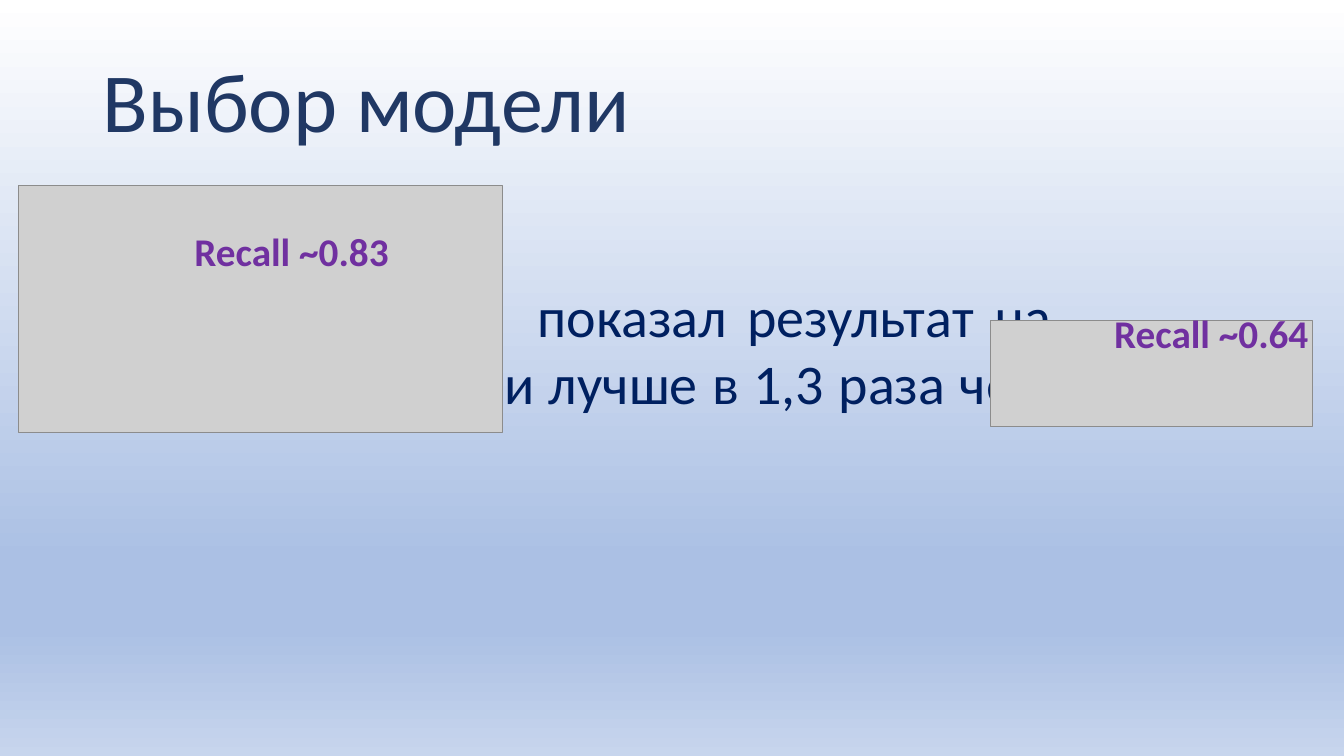
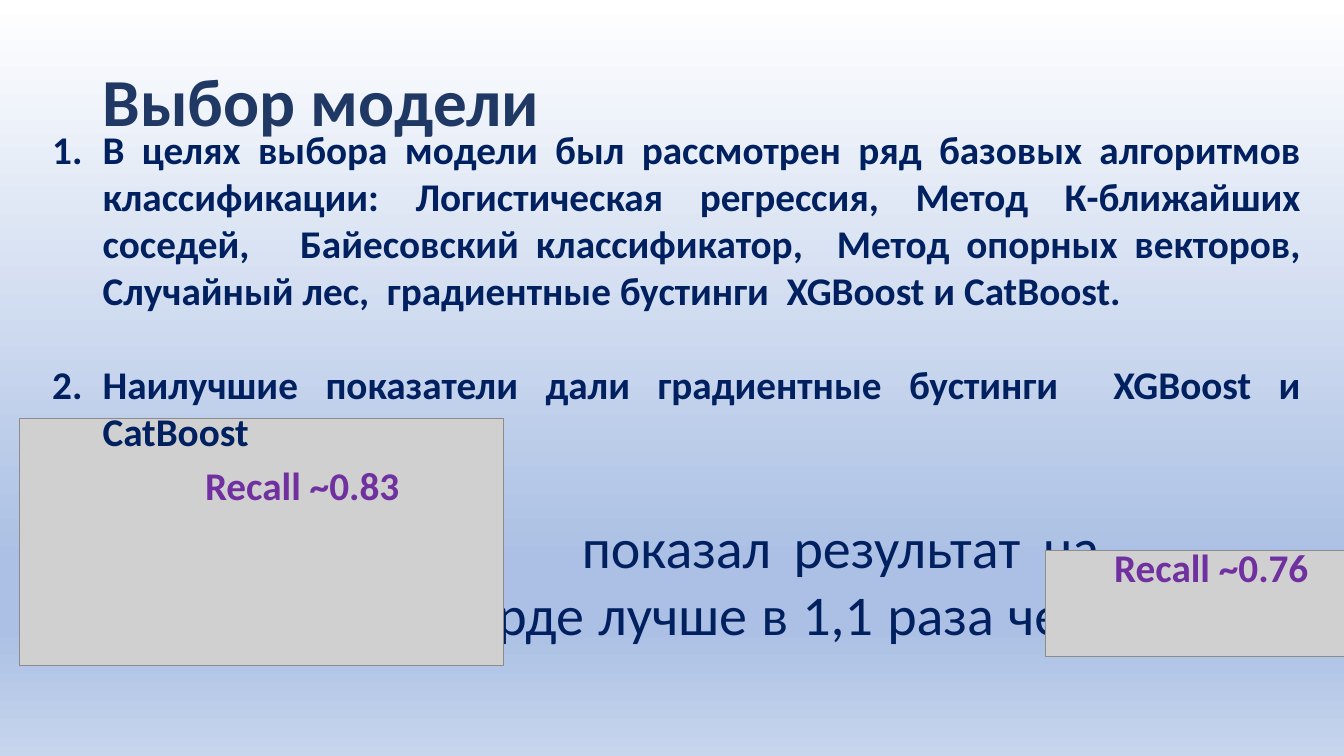
Before and after one commit to Alexwert3/rep_kareliya, a slide deck: slide 7 of Карелия_2022_Верт-Миллер.pptx (slide 4 before the commit). Drawn at 1344x756 pixels with LibreOffice and Linux fonts; fonts in the diff are those of the drawing; grey boxes stand for pictures. Boxes give left, top, right and bottom in pixels: in the first picture for what was removed or moved away, otherwise in the second. Text is boxed around its words. In the diff, an @@ line names an element or a change of style, - is before the commit and + after.

```diff
--- a/Карелия_2022_Верт-Миллер.pptx
+++ b/Карелия_2022_Верт-Миллер.pptx
@@ title "Выбор модели" at box(102, 80, 539, 143): size 60 to 48 pt, bold on @@
@@ text added at box(103, 131, 1301, 406), 28 pt, text #002060, bold @@
+1. В целях выбора модели был рассмотрен ряд базовых алгоритмов классификации: Логистическая регрессия, Метод К-ближайших соседей, Байесовский классификатор, Метод опорных векторов, Случайный лес, градиентные бустинги XGBoost и CatBoost.
+2. Наилучшие показатели дали градиентные бустинги XGBoost и CatBoost
@@ picture: place and size @@
-picture at box(18, 186, 503, 433)
+picture at box(19, 418, 504, 665)
@@ text "Recall ~0.83": place and size @@
-text "Recall ~0.83" at box(194, 238, 388, 267)
+text "Recall ~0.83" at box(205, 472, 399, 501)
@@ text at box(291, 541, 1100, 649): text changed @@
-показал результат на валидации лучше в 1,3 раза чем
+показал результат на лидерборде лучше в 1,1 раза чем
@@ picture: place and size @@
-picture at box(990, 321, 1313, 426)
+picture at box(1047, 551, 1344, 656)
@@ text at box(1114, 550, 1308, 583): text changed @@
-Recall ~0.64
+Recall ~0.76
```
Also in this commit, not shown: 4 other slides changed, 3 slides added, 1 slide removed.
